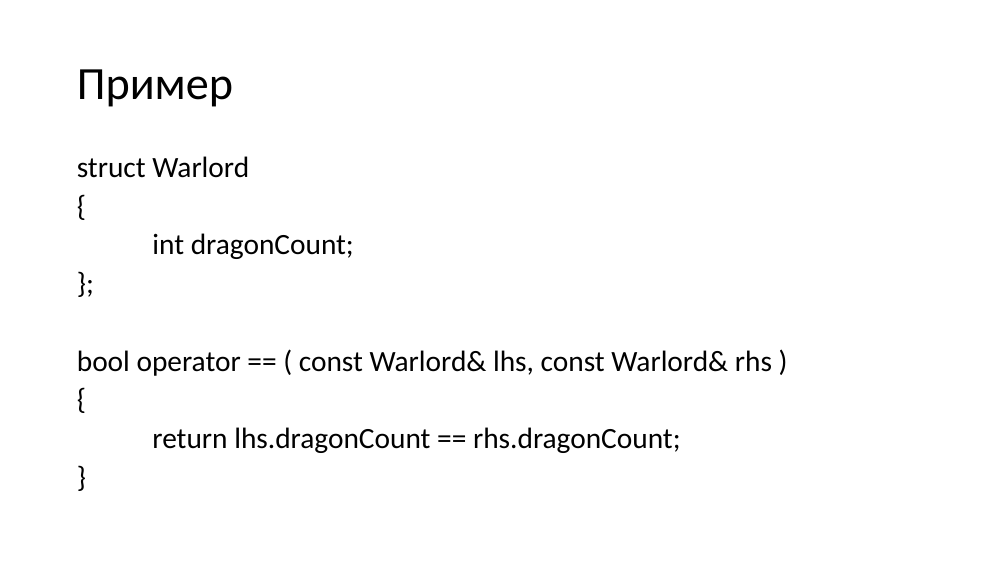
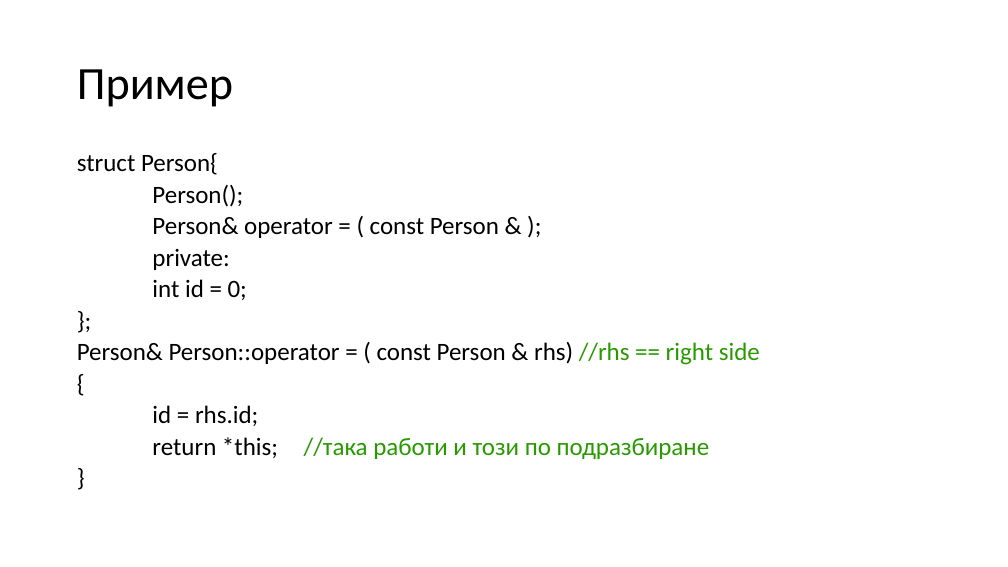
Before and after one commit to Mapmo/Uni-CPP, a slide deck: slide 49 of Object-Oriented Programming/Consultation 2/Consultation2.pptx (slide 20 before the commit). Drawn at 1008x567 pixels with LibreOffice and Linux fonts; fonts in the diff are those of the drawing. Boxes give left, top, right and bottom in pixels: in the first picture for what was removed or moved away, otherwise in the second. Text is boxed around its words. In the diff, an @@ line names an element or a change of style, - is before the commit and + after.

```diff
--- a/Object-Oriented Programming/Consultation 2/Consultation2.pptx
+++ b/Object-Oriented Programming/Consultation 2/Consultation2.pptx
@@ text "struct Person{" at bbox=[77, 153, 760, 459]: size 28 to 23.8 pt in "{", "}"; line spacing 0.8 to 0.7 @@
@@ text at bbox=[77, 153, 760, 365]: text changed; size 28 to 23.8 pt @@
-struct Warlord
+struct Person{
+Person();
+Person& operator = ( const Person & );
+private:
+int id = 0;
+};
+Person& Person::operator = ( const Person & rhs) //rhs == right side
@@ text at bbox=[152, 405, 710, 459]: text changed; size 28 to 23.8 pt; text colour #000000 to #289A00 @@
-int dragonCount;
-};
-bool operator == ( const Warlord& lhs, const Warlord& rhs )
-{
-return lhs.dragonCount == rhs.dragonCount;
+id = rhs.id;
+return *this; //така работи и този по подразбиране
```
Also in this commit, not shown: 10 other slides changed, 73 slides added, 74 slides removed, 4 other files.
